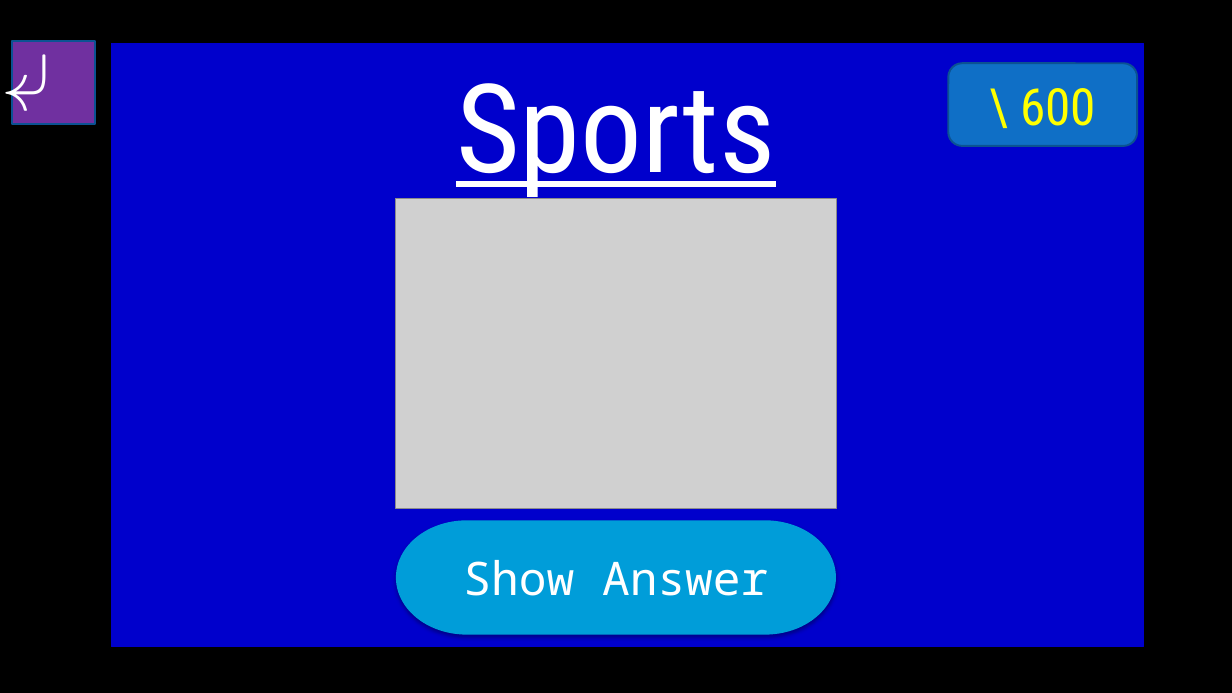
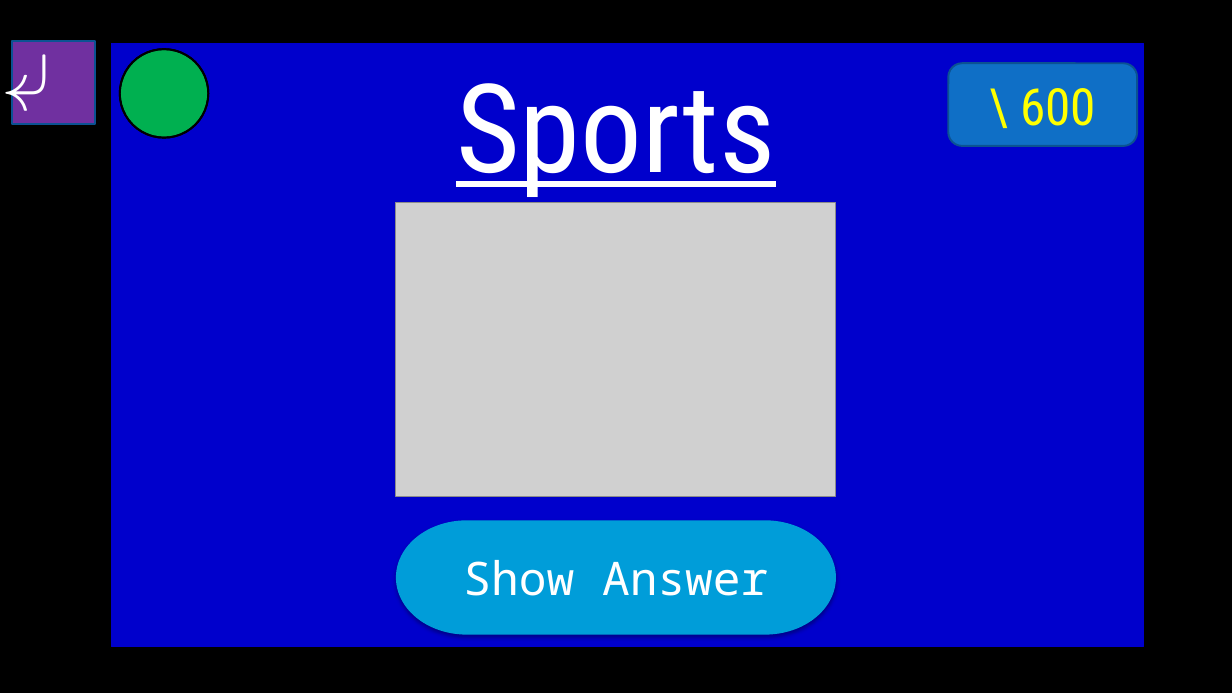
Before and after one commit to Gurichi/ALT_Materials, a slide deck: slide 37 of Jeopardy 5th Grade.pptx. Drawn at 1232x693 pixels with LibreOffice and Linux fonts; fonts in the diff are those of the drawing; grey boxes stand for pictures; background and template pictures are left out. Boxes give left, top, right and bottom in pixels: in the first picture for what was removed or moved away, otherwise in the second. Text is boxed around its words. In the diff, an @@ line names an element or a change of style, - is before the commit and + after.

```diff
--- a/Jeopardy 5th Grade.pptx
+++ b/Jeopardy 5th Grade.pptx
@@ ellipse added at (120,49,209,138), fill #00B050, outline #000000 1.5 pt @@
@@ ellipse added at (120,49,209,138), outline #000000 1.5 pt @@
@@ picture: place and size @@
-picture at (396,199,836,508)
+picture at (396,203,836,496)
```
Also in this commit, not shown: 40 other slides changed.
